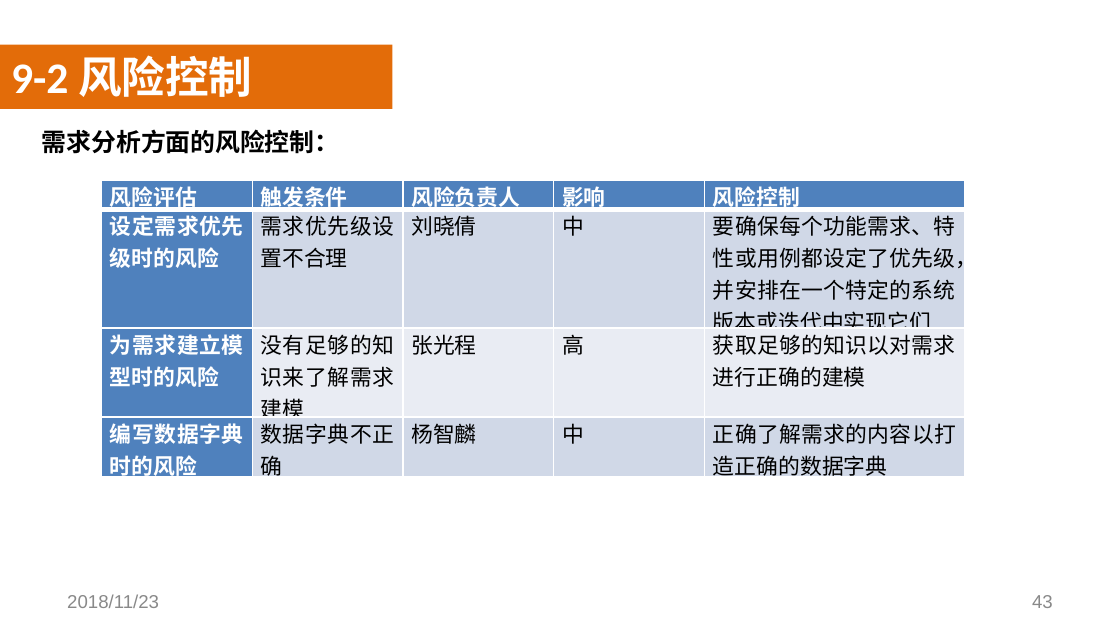
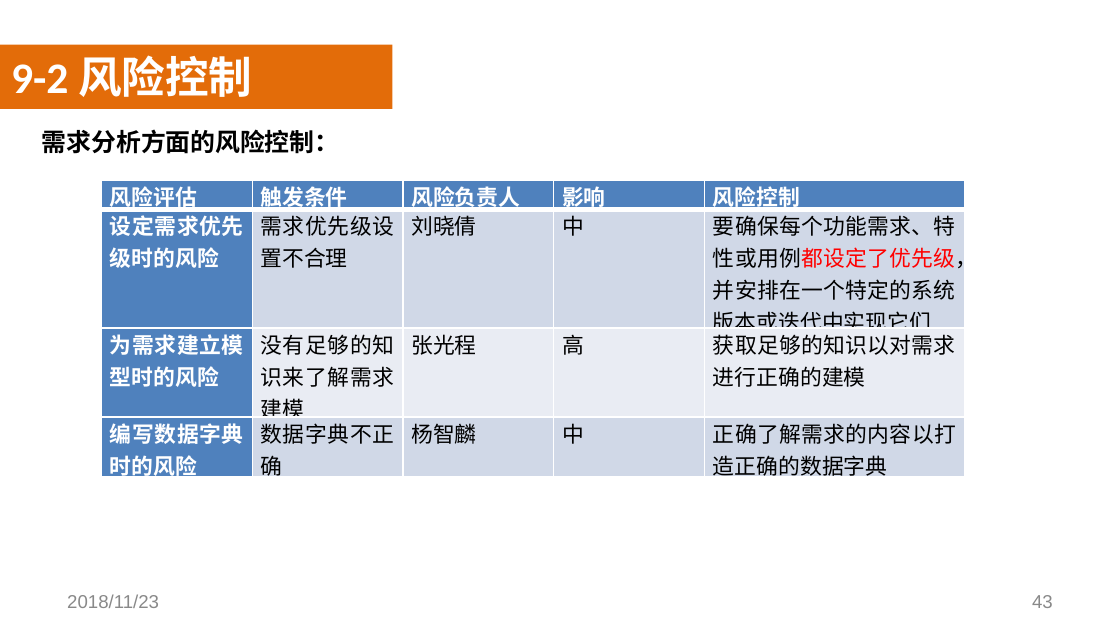
Before and after one commit to SoftwareRequirtmentsG02/Document, a slide deck: slide 43 of 案例教学系统/受控文档/分析设计/PPT/PRD2018-G02-需求工程PPT(III).pptx. Drawn at 1120x630 pixels with LibreOffice and Linux fonts; fonts in the diff are those of the drawing; background and template pictures are left out. Boxes give left, top, right and bottom in pixels: in the first picture for what was removed or moved away, otherwise in the second. Text is boxed around its words. In the diff, an @@ line names an element or a change of style, - is before the commit and + after.

```diff
--- a/案例教学系统/受控文档/分析设计/PPT/PRD2018-G02-需求工程PPT(III).pptx
+++ b/案例教学系统/受控文档/分析设计/PPT/PRD2018-G02-需求工程PPT(III).pptx
@@ table at [102, 180, 967, 484] @@
@@ text colour #000000 to #FF0000 in "要确保每个功能需求、特性或用例都设定了优先级，并安排在一个特定的系统版本或迭代中实现它们" @@
```
Also in this commit, not shown: 9 other slides changed.
